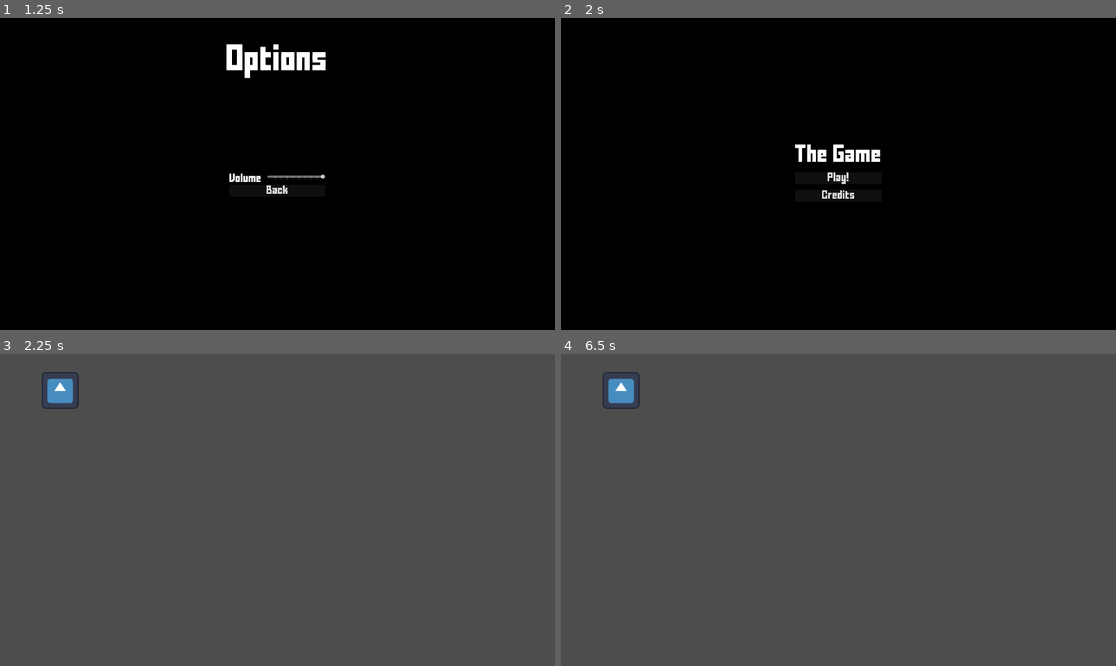
Above: before the commit, frames 1-4 (two rows, left to right).
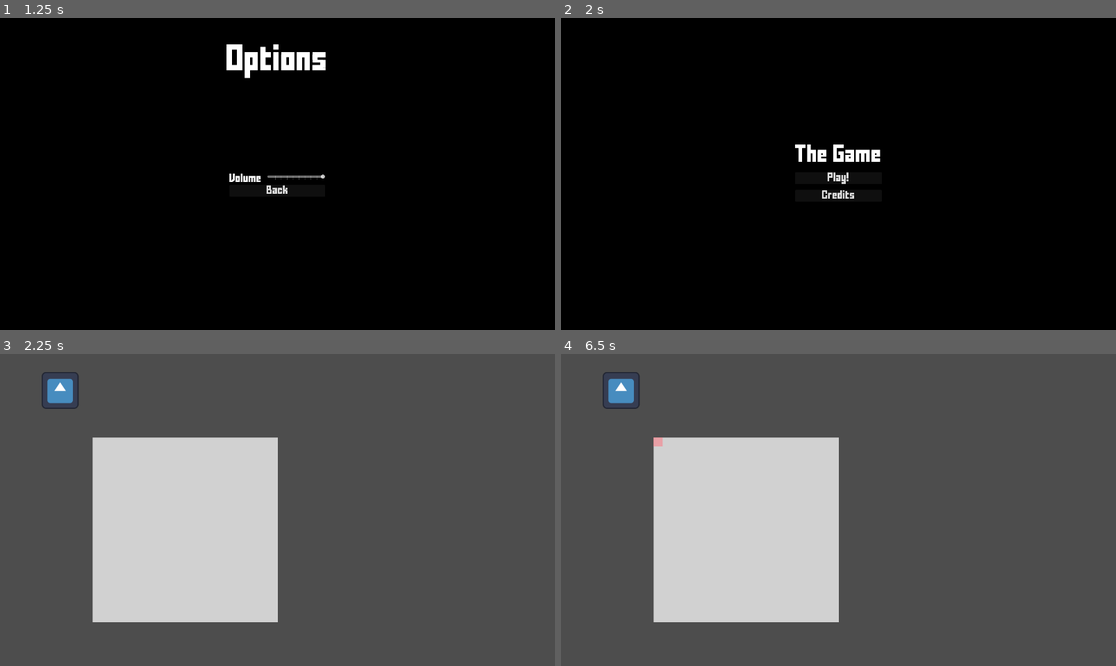
Above: after the commit, the same moments.

Repository: rrebane/ld-54-chelys
Game: Godot game, scene res://ui/main_menu.tscn
Two runs of this game, one before a commit and one after it. Both use one fixed random seed, a clock stepped at 60 frames per second and the inputs below. The engine's default icon, where the game draws it, is replaced by a stand-in: a white triangle on a blue panel in a dark square.
Inputs (mouse positions are in pixels of both pictures, inside the frame that each line leads up to):
- Up to frame 1 (1.25 s): click "Credits" at 0.5 s
- Up to frame 2 (2 s): click "Back" at 1.25 s
- Up to frame 3 (2.25 s): click "Play!" at 2 s
- Up to frame 4 (6.5 s): tap Enter at 2.75, 4.25, 5.75 s; move the mouse to (960, 494) at 2.77 s; click (960, 494) at 2.92 s; tap Space at 3.5, 5 s; move the mouse to (727, 525) at 3.52 s; click (727, 525) at 3.67 s; move the mouse to (894, 441) at 4.27 s; click (894, 441) at 4.42 s; move the mouse to (810, 572) at 5.02 s; click (810, 572) at 5.17 s; move the mouse to (1005, 556) at 5.77 s; click (1005, 556) at 5.92 s; tap Escape (ui_cancel) at 6.4 s

Frames 1-2 are identical in both runs. In frame 3, 20% of the frame differs, in the area x 16-51%, y 26-86%; in frame 4, 20%.

Commit message:
All the things (about inventories)!

Diff:
--- /dev/null
+++ b/scenes/backpack.tscn
@@ -0,0 +1,19 @@
+[gd_scene load_steps=4 format=3 uid="uid://ds8diotpja1bv"]
+
+[ext_resource type="PackedScene" uid="uid://cpuovt12cxxoo" path="res://scenes/inventory.tscn" id="1_i75je"]
+[ext_resource type="Texture2D" uid="uid://t5tvey18s7s0" path="res://assets/graphics/stash_bg.png" id="2_8qf5s"]
+[ext_resource type="PackedScene" uid="uid://bilotgkucjisw" path="res://scenes/item.tscn" id="3_y7urc"]
+
+[node name="Backpack" type="Node2D"]
+
+[node name="Inventory" parent="." instance=ExtResource("1_i75je")]
+position = Vector2(0, 0)
+
+[node name="Node2D" type="Node2D" parent="."]
+position = Vector2(866, 17)
+
+[node name="StashBg" type="Sprite2D" parent="Node2D"]
+position = Vector2(0, 79)
+texture = ExtResource("2_8qf5s")
+
+[node name="Item" parent="Node2D/StashBg" instance=ExtResource("3_y7urc")]
--- a/scenes/game.tscn
+++ b/scenes/game.tscn
@@ -1,9 +1,12 @@
-[gd_scene load_steps=2 format=3 uid="uid://e0bjqlwemrq3"]
+[gd_scene load_steps=3 format=3 uid="uid://e0bjqlwemrq3"]
 
 [ext_resource type="Texture2D" uid="uid://bpbkskhqxu0mf" path="res://icon.svg" id="1_1jlf3"]
+[ext_resource type="PackedScene" uid="uid://cpuovt12cxxoo" path="res://scenes/inventory.tscn" id="2_djy3m"]
 
 [node name="Game" type="Node2D"]
 
 [node name="Icon" type="Sprite2D" parent="."]
 position = Vector2(208, 126)
 texture = ExtResource("1_1jlf3")
+
+[node name="Inventory" parent="." instance=ExtResource("2_djy3m")]
--- /dev/null
+++ b/scenes/inventory.gd
@@ -0,0 +1,8 @@
+extends Node2D
+
+@onready var item_scene_path = preload("res://scenes/item.tscn")
+
+func _process(delta):
+	if Input.is_action_just_pressed("ui_cancel"):
+		var item_scene = item_scene_path.instantiate()
+		$ItemContainer.add_child(item_scene)
--- /dev/null
+++ b/scenes/inventory.tscn
@@ -0,0 +1,59 @@
+[gd_scene load_steps=8 format=3 uid="uid://cpuovt12cxxoo"]
+
+[ext_resource type="Script" path="res://scenes/inventory.gd" id="1_1rivn"]
+[ext_resource type="Texture2D" uid="uid://bu6vtb2v0cmey" path="res://assets/graphics/inventory_bg.png" id="1_l4ont"]
+
+[sub_resource type="RectangleShape2D" id="RectangleShape2D_hf67e"]
+size = Vector2(640, 20)
+
+[sub_resource type="RectangleShape2D" id="RectangleShape2D_vaxni"]
+size = Vector2(640, 20)
+
+[sub_resource type="RectangleShape2D" id="RectangleShape2D_6afrt"]
+size = Vector2(20, 640)
+
+[sub_resource type="RectangleShape2D" id="RectangleShape2D_wg50k"]
+size = Vector2(20, 640)
+
+[sub_resource type="RectangleShape2D" id="RectangleShape2D_6e5j4"]
+size = Vector2(640, 640)
+
+[node name="Inventory" type="Node2D"]
+position = Vector2(321, 289)
+script = ExtResource("1_1rivn")
+
+[node name="Walls" type="Node2D" parent="."]
+visible = false
+
+[node name="StaticBody2D" type="StaticBody2D" parent="Walls"]
+
+[node name="CollisionShape2D" type="CollisionShape2D" parent="Walls/StaticBody2D"]
+position = Vector2(320, -10)
+shape = SubResource("RectangleShape2D_hf67e")
+
+[node name="CollisionShape2D2" type="CollisionShape2D" parent="Walls/StaticBody2D"]
+position = Vector2(320, 650)
+shape = SubResource("RectangleShape2D_vaxni")
+
+[node name="CollisionShape2D3" type="CollisionShape2D" parent="Walls/StaticBody2D"]
+position = Vector2(-10, 320)
+shape = SubResource("RectangleShape2D_6afrt")
+
+[node name="CollisionShape2D4" type="CollisionShape2D" parent="Walls/StaticBody2D"]
+position = Vector2(650, 320)
+shape = SubResource("RectangleShape2D_wg50k")
+
+[node name="Sprite2D" type="Sprite2D" parent="Walls"]
+
+[node name="InventoryBg" type="Sprite2D" parent="."]
+modulate = Color(0.819608, 0.819608, 0.819608, 1)
+texture = ExtResource("1_l4ont")
+centered = false
+
+[node name="ItemContainer" type="Node2D" parent="."]
+
+[node name="Area2D" type="Area2D" parent="." groups=["inventory"]]
+
+[node name="CollisionShape2D" type="CollisionShape2D" parent="Area2D"]
+position = Vector2(320, 320)
+shape = SubResource("RectangleShape2D_6e5j4")
--- /dev/null
+++ b/scenes/item.tscn
@@ -0,0 +1,108 @@
+[gd_scene load_steps=4 format=3 uid="uid://bilotgkucjisw"]
+
+[ext_resource type="Texture2D" uid="uid://ccigs8tqyiwb4" path="res://assets/graphics/1_tile_item.png" id="1_4j0e2"]
+
+[sub_resource type="GDScript" id="GDScript_2hf58"]
+resource_name = "test"
+script/source = "extends Area2D
+
+
+var in_place = false
+
+var is_selected = false
+
+var is_over_inventory = false
+
+func _ready():
+	modulate = Color(1, 1, 1, 0.5)
+
+func _physics_process(delta):
+	if in_place:
+		return
+
+	if not is_selected:
+		if Input.is_action_just_pressed(\"ui_accept\"):
+			var areas = get_overlapping_areas()
+			if areas.size() == 0:
+				set_in_place()
+
+
+		var new_position = global_position
+
+		if Input.is_action_just_pressed(\"ui_left\"):
+			new_position.x -= 32
+		if Input.is_action_just_pressed(\"ui_right\"):
+			new_position.x += 32
+		if Input.is_action_just_pressed(\"ui_up\"):
+			new_position.y -= 32
+		if Input.is_action_just_pressed(\"ui_down\"):
+			new_position.y += 32
+
+		global_position = new_position
+	else:
+		followMouse()
+
+	if is_over_inventory:
+
+		var x_mod = int(global_position.x) % 32
+		var y_mod = int(global_position.y) % 32
+
+		global_position.x -= x_mod
+		global_position.y -= y_mod
+
+
+func followMouse():
+	global_position = get_global_mouse_position()
+
+
+func _on_input_event(viewport, event, shape_idx):
+	if event is InputEventMouseButton and event.button_index == MOUSE_BUTTON_LEFT:
+		if event.pressed:
+			is_selected = true
+		else:
+			is_selected = false
+			set_in_place()
+	pass # Replace with function body.
+
+
+
+
+func _on_area_entered(area):
+	print(\"Area entered!\")
+	if area.is_in_group(\"inventory\"):
+		is_over_inventory = true
+	pass # Replace with function body.
+
+
+
+func _on_area_exited(area):
+	if area.is_in_group(\"inventory\"):
+		is_over_inventory = false
+
+
+	pass # Replace with function body.
+
+func set_in_place():
+	in_place = true
+	modulate = Color(1, 1, 1, 1)
+"
+
+[sub_resource type="RectangleShape2D" id="RectangleShape2D_nwij5"]
+size = Vector2(30, 30)
+
+[node name="Item" type="Area2D" groups=["item"]]
+collision_mask = 3
+script = SubResource("GDScript_2hf58")
+
+[node name="Sprite2D" type="Sprite2D" parent="."]
+texture = ExtResource("1_4j0e2")
+centered = false
+
+[node name="CollisionShape2D" type="CollisionShape2D" parent="."]
+modulate = Color(1, 1, 1, 0.654902)
+position = Vector2(16, 16)
+shape = SubResource("RectangleShape2D_nwij5")
+
+[connection signal="area_entered" from="." to="." method="_on_area_entered"]
+[connection signal="area_exited" from="." to="." method="_on_area_exited"]
+[connection signal="input_event" from="." to="." method="_on_input_event"]
Binary file added: assets/graphics/1_tile_item.png
Not shown, added: assets/graphics/1_tile_item.png.import
Binary file added: assets/graphics/inventory_bg.png
Not shown, added: assets/graphics/inventory_bg.png.import
Binary file added: assets/graphics/stash_bg.png
Not shown, added: assets/graphics/stash_bg.png.import
